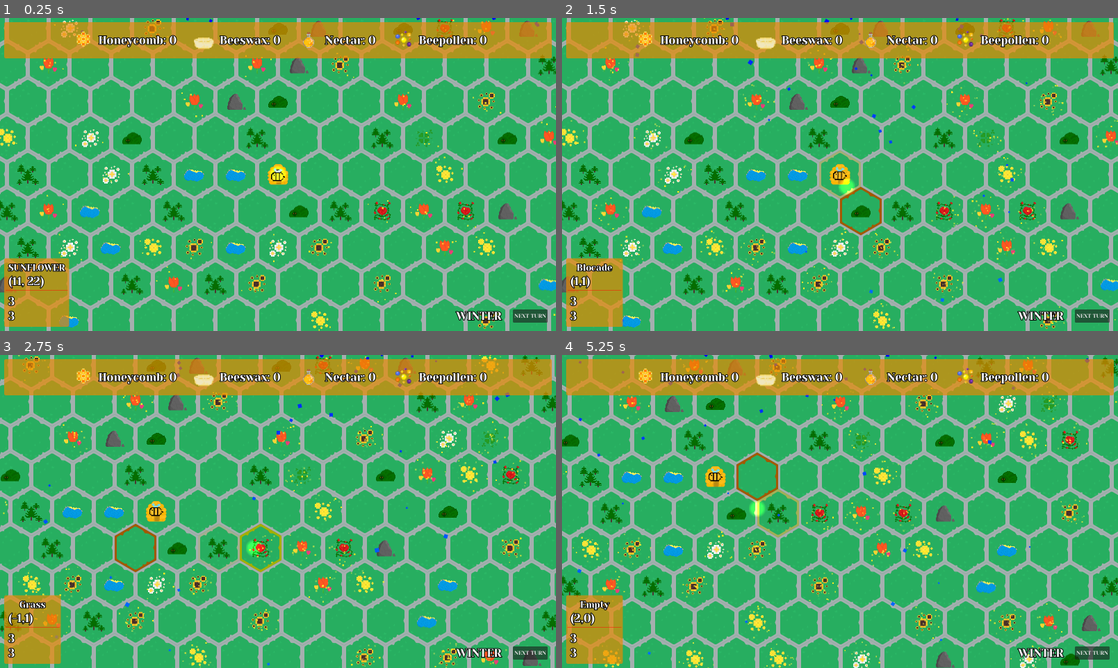
Above: before the commit, frames 1-4 (two rows, left to right).
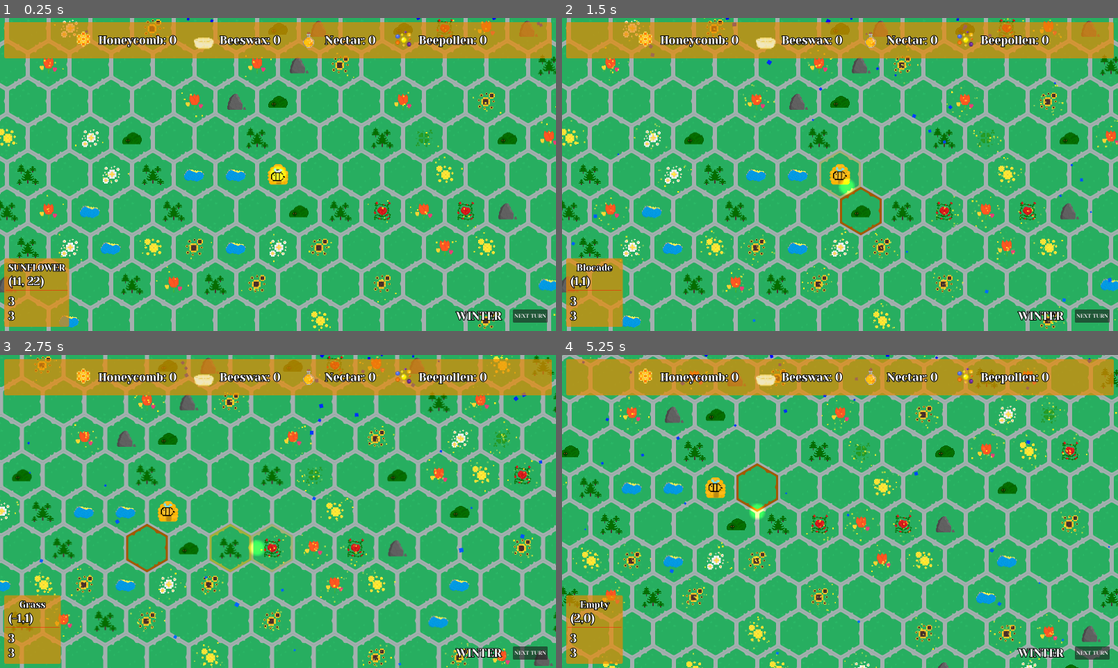
Above: after the commit, the same moments.

Repository: SpeedfireV/slavic-game-jam
Game: Godot game, scene res://game.tscn
Same seed, same stepped clock (60 frames per second), same inputs: the game is played once before the commit and once after it.
Inputs (mouse positions are in pixels of both pictures, inside the frame that each line leads up to):
- Up to frame 1 (0.25 s): no input
- Up to frame 2 (1.5 s): drag from (840, 174) to (878, 246) at 0.52 s; drag from (862, 212) to (817, 136) at 1.27 s
- Up to frame 3 (2.75 s): move the mouse to (255, 549) at 2.02 s; hold D (move_right) from 2.03 s (still down); click (255, 549) at 2.1 s
- Up to frame 4 (5.25 s): release D (move_right) at 2.75 s; drag from (678, 511) to (717, 583) at 2.77 s; drag from (695, 473) to (717, 583) at 3.52 s; drag from (734, 473) to (717, 583) at 4.27 s; move the mouse to (756, 511) at 5.02 s; hold S (move_down) from 5.03 s (still down); click (756, 511) at 5.1 s

The runs differ from the first frame. In frame 1, less than 0.1% of the frame differs, in the area x 14-98%, y 0-5%; in frame 2, 0.3%; in frame 3, 46%, in the area x 0-100%, y 0-100%; in frame 4, 41%.

Commit message:
camera improved

Diff:
--- a/camera_2d.gd
+++ b/camera_2d.gd
@@ -14,6 +14,8 @@
 var is_dragging: bool = false
 var last_mouse_position: Vector2 = Vector2.ZERO
 
+var target_position: Vector2 = Vector2.ZERO
+var target_zoom: Vector2 = Vector2.ONE
 
 
 func _process(delta: float):
@@ -22,13 +24,16 @@
 	if !lock_camera_move:
 		handle_edge_pan(delta)
 
+	global_position = lerp(global_position, target_position, 0.2)
+	zoom = lerp(zoom, target_zoom, 0.2)
+
 func _unhandled_input(event: InputEvent):
 	handle_zoom(event)
 	handle_scroll_drag(event)
 
 func move_camera_wsad(delta):
 	var movement_vector: Vector2 = Input.get_vector("move_left", "move_right", "move_up", "move_down")
-	global_position += movement_vector * 500 * delta
+	target_position += movement_vector * 500 * delta
 
 func lock_camera_movement():
 	if Input.is_action_just_pressed("camera_mouse_move"):
@@ -58,18 +63,18 @@
 
 	pan_speed = min(pan_speed, 500)
 	if movement_direction != Vector2.ZERO:
-		global_position += movement_direction.normalized() * pan_speed * delta
+		target_position += movement_direction.normalized() * pan_speed * delta
 
 
 func handle_zoom(event: InputEvent):
 	if event is InputEventMouseButton:
 		if event.is_pressed():
 			if event.button_index == MOUSE_BUTTON_WHEEL_DOWN:
-				zoom -= Vector2(zoom_speed, zoom_speed)
-				zoom = zoom.clamp(Vector2(min_zoom, min_zoom), Vector2(max_zoom, max_zoom))
+				target_zoom -= Vector2(zoom_speed, zoom_speed)
+				target_zoom = target_zoom.clamp(Vector2(min_zoom, min_zoom), Vector2(max_zoom, max_zoom))
 			elif event.button_index == MOUSE_BUTTON_WHEEL_UP:
-				zoom += Vector2(zoom_speed, zoom_speed)
-				zoom = zoom.clamp(Vector2(min_zoom, min_zoom), Vector2(max_zoom, max_zoom))
+				target_zoom += Vector2(zoom_speed, zoom_speed)
+				target_zoom = target_zoom.clamp(Vector2(min_zoom, min_zoom), Vector2(max_zoom, max_zoom))
 
 func handle_scroll_drag(event: InputEvent):
 	if event is InputEventMouseButton:
@@ -81,5 +86,5 @@
 
 	if is_dragging and event is InputEventMouseMotion:
 		var mouse_delta = last_mouse_position - get_viewport().get_mouse_position()
-		global_position += mouse_delta * scroll_pan_speed * zoom
+		target_position += mouse_delta * scroll_pan_speed * target_zoom * 0.5
 		last_mouse_position = get_viewport().get_mouse_position()
--- a/map/bee.tscn
+++ b/map/bee.tscn
@@ -3,6 +3,33 @@
 [ext_resource type="Script" uid="uid://dloi02o7ivxqv" path="res://bee.gd" id="1_u26ct"]
 [ext_resource type="Texture2D" uid="uid://c51ukjx0bplyy" path="res://assets/hexagons/bees/normal_bee.png" id="2_u26ct"]
 [ext_resource type="Texture2D" uid="uid://cudrycghfv8b1" path="res://assets/hexagons/bees/normal_bee2.png" id="3_opckg"]
+
+[sub_resource type="Animation" id="Animation_opckg"]
+length = 0.001
+tracks/0/type = "value"
+tracks/0/imported = false
+tracks/0/enabled = true
+tracks/0/path = NodePath("Sprite2D:offset")
+tracks/0/interp = 1
+tracks/0/loop_wrap = true
+tracks/0/keys = {
+"times": PackedFloat32Array(0),
+"transitions": PackedFloat32Array(1),
+"update": 0,
+"values": [Vector2(0, -3.5)]
+}
+tracks/1/type = "value"
+tracks/1/imported = false
+tracks/1/enabled = true
+tracks/1/path = NodePath("Sprite2D:texture")
+tracks/1/interp = 1
+tracks/1/loop_wrap = true
+tracks/1/keys = {
+"times": PackedFloat32Array(0),
+"transitions": PackedFloat32Array(1),
+"update": 1,
+"values": [ExtResource("2_u26ct")]
+}
 
 [sub_resource type="Animation" id="Animation_u26ct"]
 resource_name = "idle"
@@ -33,33 +60,6 @@
 "values": [ExtResource("2_u26ct"), ExtResource("3_opckg"), ExtResource("2_u26ct"), ExtResource("3_opckg"), ExtResource( …(275 unchanged characters)…
 }
 
-[sub_resource type="Animation" id="Animation_opckg"]
-length = 0.001
-tracks/0/type = "value"
-tracks/0/imported = false
-tracks/0/enabled = true
-tracks/0/path = NodePath("Sprite2D:offset")
-tracks/0/interp = 1
-tracks/0/loop_wrap = true
-tracks/0/keys = {
-"times": PackedFloat32Array(0),
-"transitions": PackedFloat32Array(1),
-"update": 0,
-"values": [Vector2(0, -3.5)]
-}
-tracks/1/type = "value"
-tracks/1/imported = false
-tracks/1/enabled = true
-tracks/1/path = NodePath("Sprite2D:texture")
-tracks/1/interp = 1
-tracks/1/loop_wrap = true
-tracks/1/keys = {
-"times": PackedFloat32Array(0),
-"transitions": PackedFloat32Array(1),
-"update": 1,
-"values": [ExtResource("2_u26ct")]
-}
-
 [sub_resource type="AnimationLibrary" id="AnimationLibrary_s7dja"]
 _data = {
 &"RESET": SubResource("Animation_opckg"),
--- a/ui/hud.tscn
+++ b/ui/hud.tscn
@@ -13,6 +13,7 @@
 position = Vector2(248, 10)
 amount = 75
 lifetime = 3.0
+gravity = Vector2(0, 980)
 initial_velocity_max = 30.3
 
 [node name="StatsBar" parent="." instance=ExtResource("1_rbyyf")]
Not shown: 1 places in rain_effect.tscn that only renumber resources
